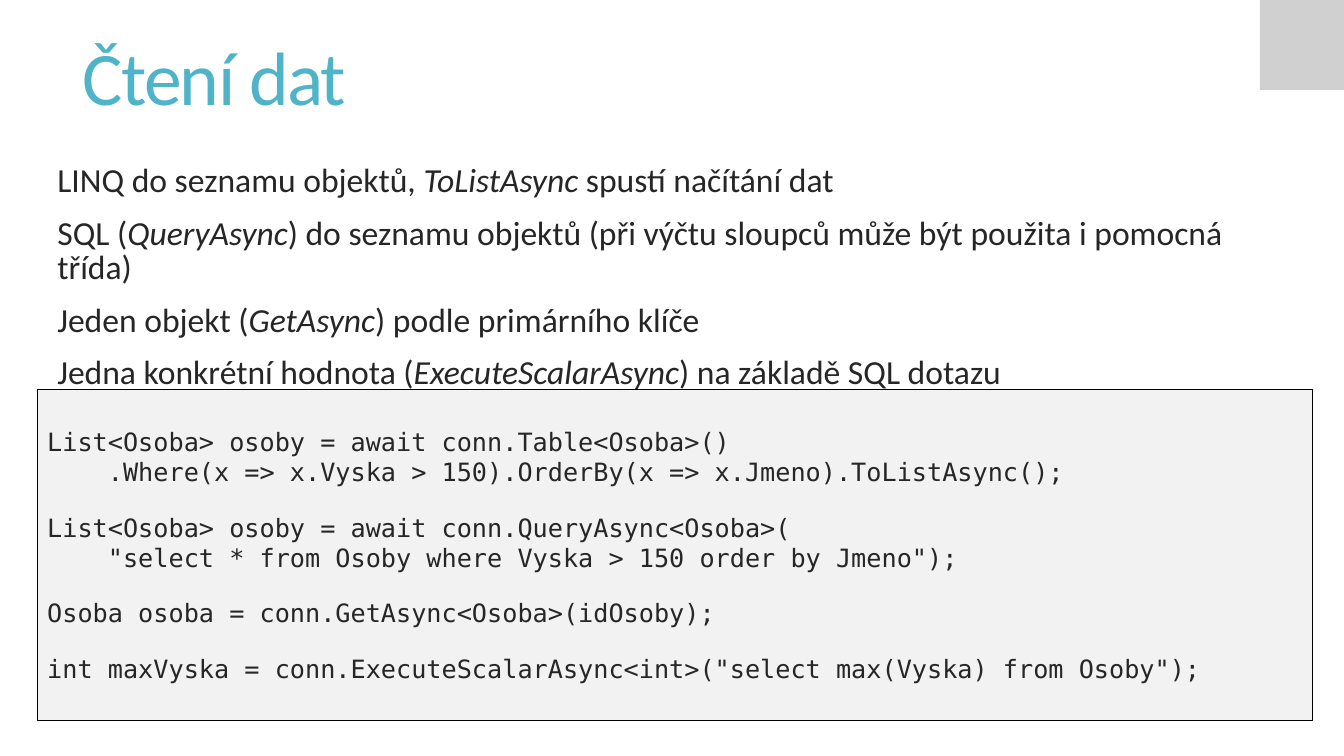
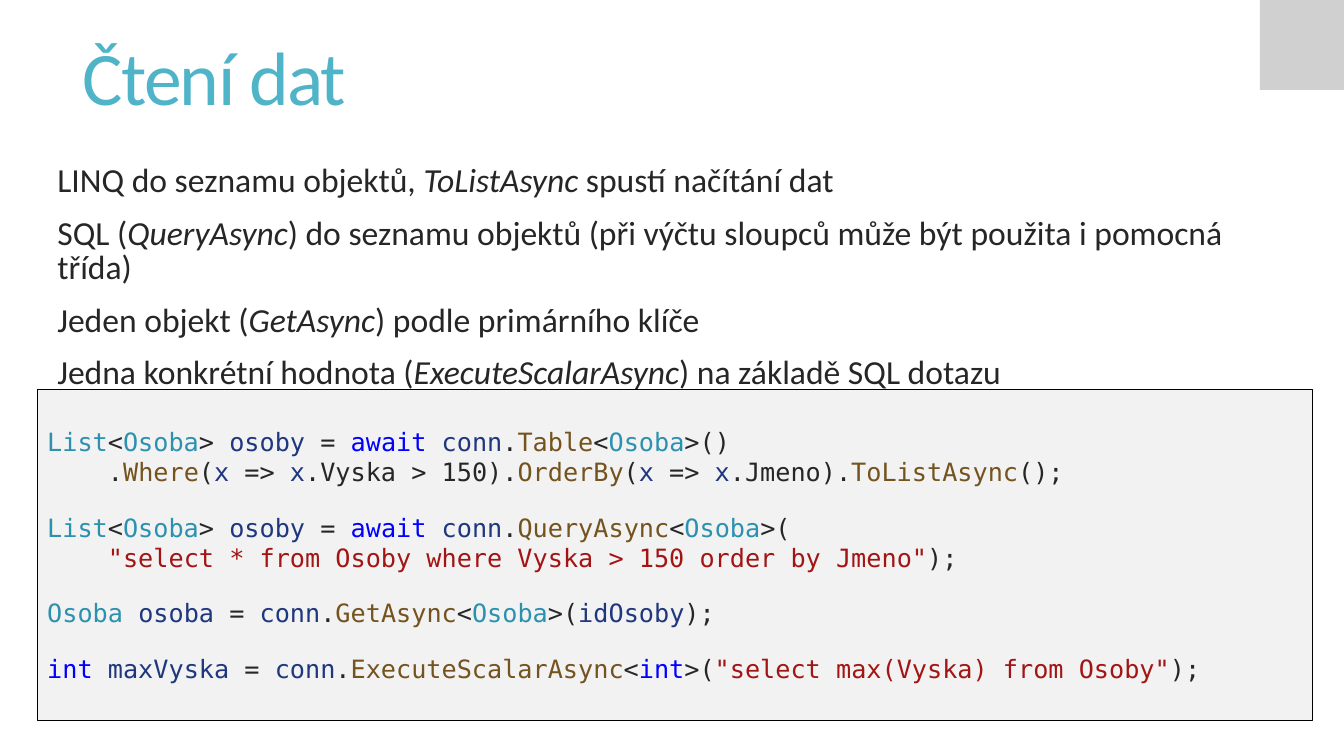
Before and after one commit to PetrVobornik/prednasky, a slide deck: slide 11 of Xamarin.Forms/06-UkladaniDat/ukladani-dat.ppsx. Drawn at 1344x756 pixels with LibreOffice and Linux fonts; fonts in the diff are those of the drawing; grey boxes stand for pictures. Boxes give left, top, right and bottom in pixels: in the first picture for what was removed or moved away, otherwise in the second. Text is boxed around its words. In the diff, an @@ line names an element or a change of style, - is before the commit and + after.

```diff
--- a/Xamarin.Forms/06-UkladaniDat/ukladani-dat.ppsx
+++ b/Xamarin.Forms/06-UkladaniDat/ukladani-dat.ppsx
@@ rectangle "List<Osoba> osoby = await conn.Table<Osoba>() ..." at (x1=37, y1=390, x2=1313, y2=721): text colour #262626 to #2B91AF in "List<Osoba> conn.Table<Osoba>()", "List<Osoba> conn.QueryAsync<Osoba>(", "Osoba conn.GetAsync<Osoba>(idOsoby);"; text colour #262626 to #1F377F in "osoby conn.Table<Osoba>() .Where(x x.Vyska 150).OrderBy(x x. ...", "osoby conn.QueryAsync<Osoba>(", "osoba conn.GetAsync<Osoba>(idOsoby);", "maxVyska conn.ExecuteScalarAsync<int>("select"; text colour #262626 to #0000FF in "await", "await", "int conn.ExecuteScalarAsync<int>("select"; text colour #262626 to #74531F in "conn.Table<Osoba>() .Where(x 150).OrderBy(x x.Jmeno).ToListA ...", "conn.QueryAsync<Osoba>(", "conn.GetAsync<Osoba>(idOsoby);", "conn.ExecuteScalarAsync<int>("select"; text colour #262626 to #A31515 in ""select * from Osoby where Vyska > ...", "conn.ExecuteScalarAsync<int>("select max(Vyska) from Osoby") ..." @@
```
Also in this commit, not shown: 6 other slides changed, 3 other files.
